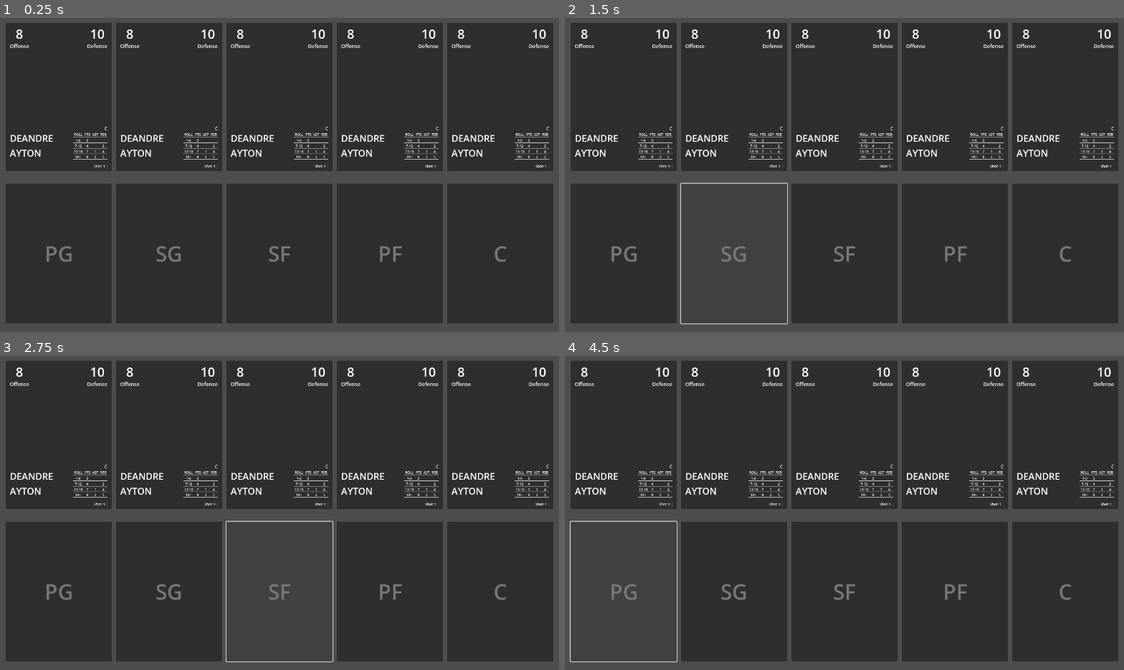
Above: before the commit, frames 1-4 (two rows, left to right).
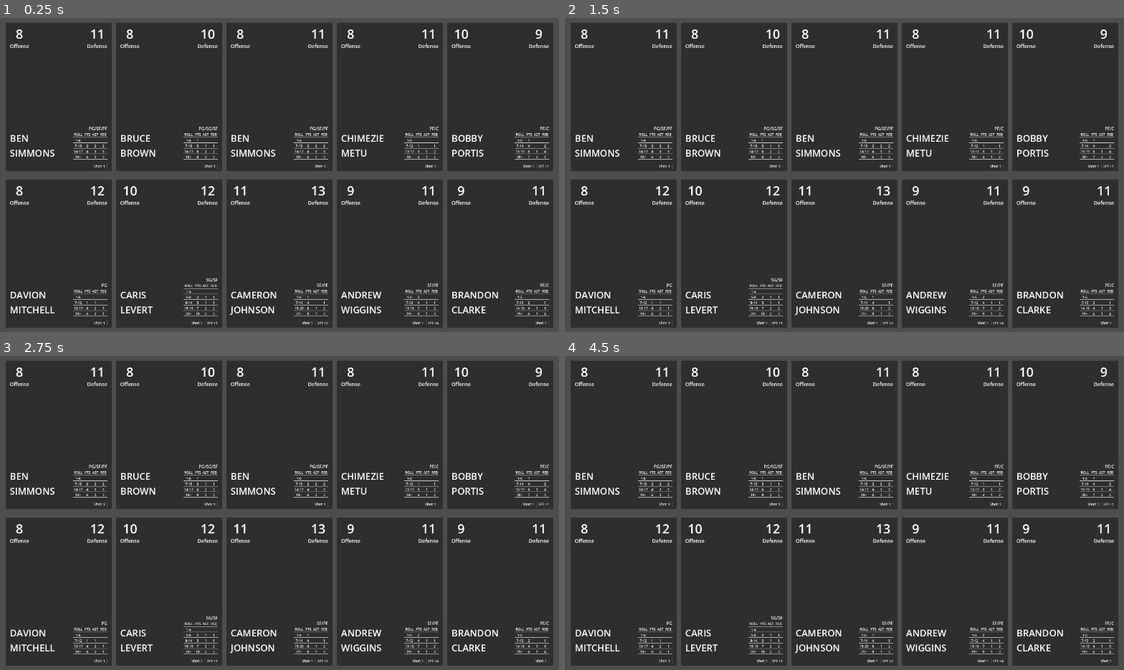
Above: after the commit, the same moments.

Repository: david8zhang/basketball-card-game
Game: Godot game, scene res://scenes/Main.tscn
The game is run twice, just before and just after one commit, with the same random seed, the same clock (stepped at 60 frames per second) and the same inputs.
Inputs (mouse positions are in pixels of both pictures, inside the frame that each line leads up to):
- Up to frame 1 (0.25 s): no input
- Up to frame 2 (1.5 s): click (620, 253) at 0.5 s, where only the run before the commit has a clickable "PG"; click (732, 253) at 1.25 s, where only the run before the commit has a clickable "SG"
- Up to frame 3 (2.75 s): click (279, 591) at 2 s, where only the run before the commit has a clickable "SF"
- Up to frame 4 (4.5 s): click (956, 591) at 2.75 s, where only the run before the commit has a clickable "PF"; click (1068, 591) at 3.5 s, where only the run before the commit has a clickable "C"; click (620, 591) at 4.25 s, where only the run before the commit has a clickable "PG"

The runs differ from the first frame. In frame 1, 6.5% of the frame differs, in the area x 1-99%, y 3-99%; in frame 2, 6.6%; in frame 3, 6.6%; in frame 4, 6.7%, in the area x 0-99%, y 3-99%.

Commit message:
initialize random lineup for player and CPU

Diff:
--- a/scripts/CPUTeam.gd
+++ b/scripts/CPUTeam.gd
@@ -1,6 +1,7 @@
 class_name CPUTeam
 extends Node
 
+@onready var game = get_node("/root/Main") as Game
 @export var starting_lineup_scene: PackedScene
 @export var starting_lineup_wrapper: VBoxContainer
 
@@ -10,4 +11,5 @@
 	if starting_lineup_wrapper != null:
 		starting_lineup = starting_lineup_scene.instantiate() as StartingLineup
 		starting_lineup_wrapper.add_child(starting_lineup)
-		starting_lineup.init_cards()
+		var random_lineup = game.assemble_random_lineup()
+		starting_lineup.init_cards(random_lineup)
--- a/scripts/Game.gd
+++ b/scripts/Game.gd
@@ -6,7 +6,25 @@
 	CPU
 }
 
+var all_player_stats = {}
 
 # Called when the node enters the scene tree for the first time.
-func _ready():
-	pass
+func _init():
+	for file_name in DirAccess.get_files_at("res://resources"):
+		if (file_name.get_extension() == "tres"):
+			var stat_config = load("res://resources/" + file_name) as BallPlayerStats
+			for p in stat_config.positions:
+				if p not in all_player_stats:
+					all_player_stats[p] = []
+				all_player_stats[p].append(stat_config)
+
+
+func assemble_random_lineup() -> Array[BallPlayerStats]:
+	var player_stats: Array[BallPlayerStats] = []
+	var positions = all_player_stats.keys()
+	positions.sort()
+	for p in positions:
+		var random_player_stat = all_player_stats[p].pick_random() as BallPlayerStats
+		player_stats.append(random_player_stat)
+	print(player_stats)
+	return player_stats
--- a/scripts/PlayerTeam.gd
+++ b/scripts/PlayerTeam.gd
@@ -1,6 +1,7 @@
 class_name PlayerTeam
 extends Node
 
+@onready var game = get_node("/root/Main") as Game
 @export var starting_lineup_scene: PackedScene
 @export var lineup_selector_scene: PackedScene
 @export var starting_lineup_wrapper: VBoxContainer
@@ -10,5 +11,7 @@
 
 func _ready():
 	if starting_lineup_wrapper != null:
-		lineup_selector = lineup_selector_scene.instantiate() as LineupSelector
-		starting_lineup_wrapper.add_child(lineup_selector)
+		starting_lineup = starting_lineup_scene.instantiate() as StartingLineup
+		starting_lineup_wrapper.add_child(starting_lineup)
+		var random_lineup = game.assemble_random_lineup()
+		starting_lineup.init_cards(random_lineup)
--- a/scripts/StartingLineup.gd
+++ b/scripts/StartingLineup.gd
@@ -4,8 +4,9 @@
 @export var card_scene: PackedScene
 var starting_lineup_cards = []
 
-func init_cards():
-	for i in range(0, 5):
-		var card = card_scene.instantiate()
+func init_cards(player_stat_configs: Array[BallPlayerStats]):
+	for stat_config in player_stat_configs:
+		var card = card_scene.instantiate() as BallPlayerCard
+		card.ball_player_stats = stat_config
 		add_child(card)
 		starting_lineup_cards.append(card)
